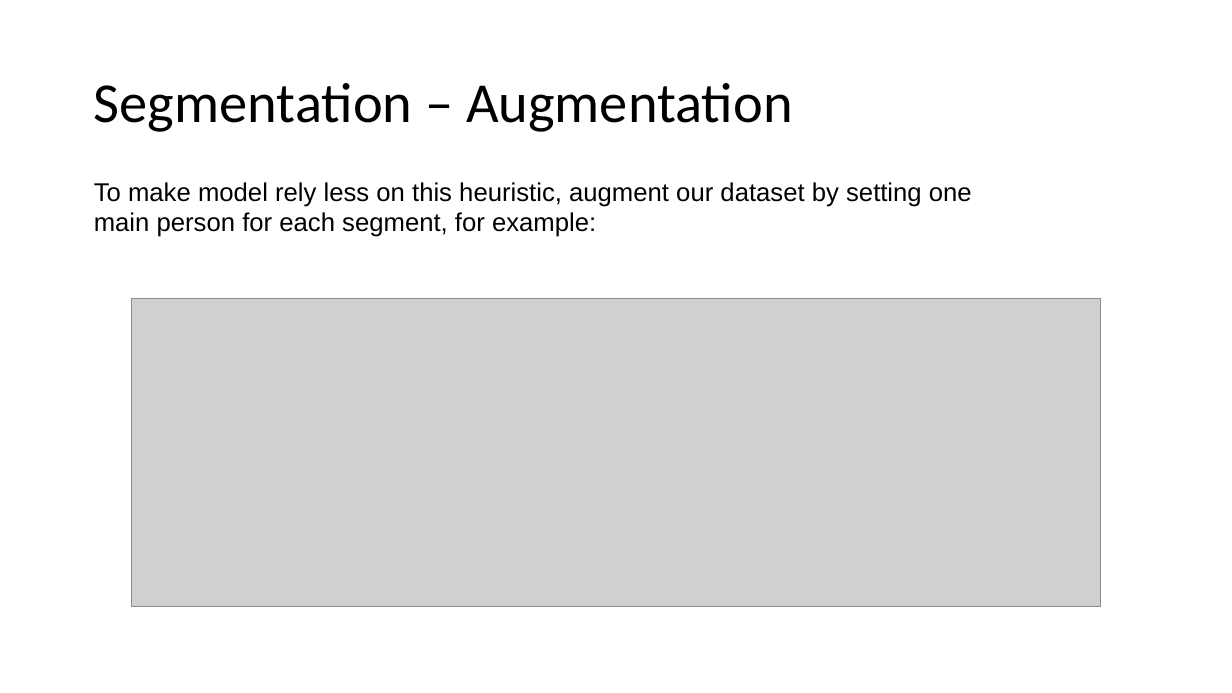
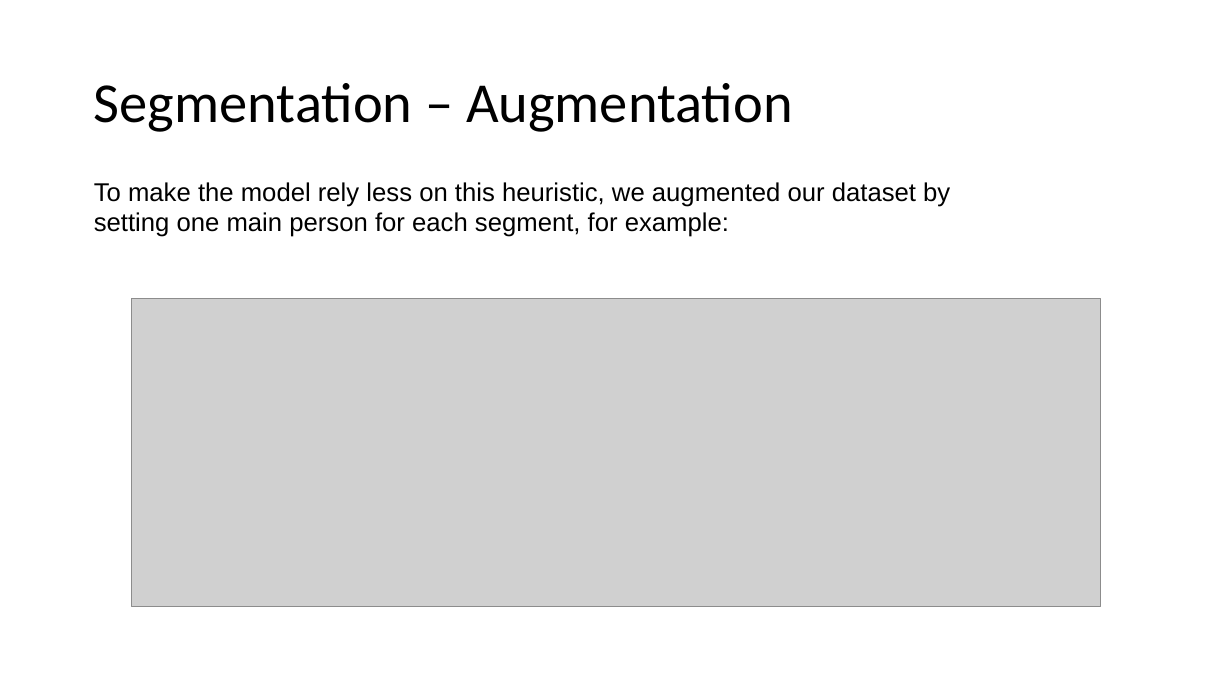
Before and after one commit to Astonzzh/slide, a slide deck: slide 32 of complete.pptx (slide 30 before the commit). Drawn at 1232x693 pixels with LibreOffice and Linux fonts; fonts in the diff are those of the drawing; grey boxes stand for pictures. Boxes give left, top, right and bottom in pixels: in the first picture for what was removed or moved away, otherwise in the second. Text is boxed around its words. In the diff, an @@ line names an element or a change of style, - is before the commit and + after.

```diff
--- a/complete.pptx
+++ b/complete.pptx
@@ text at bbox=[94, 182, 950, 237]: text changed @@
-To make model rely less on this heuristic, augment our dataset by setting one main person for each segment, for example:
+To make the model rely less on this heuristic, we augmented our dataset by setting one main person for each segment, for example:
```
Also in this commit, not shown: 9 other slides changed, 2 slides added, 1 slide removed.
